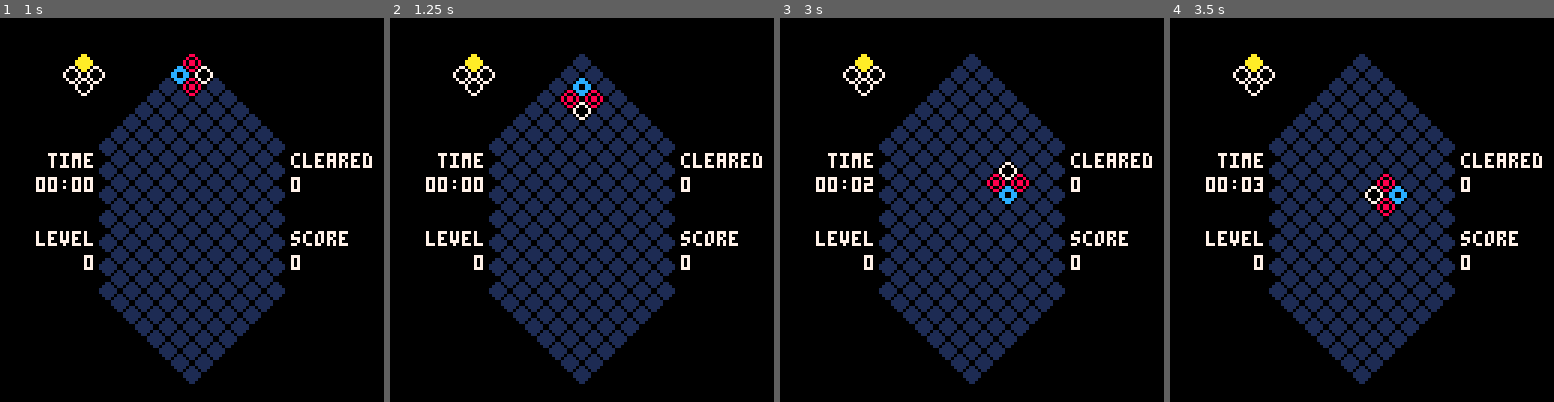
Above: before the commit, frames 1-4 (left to right).
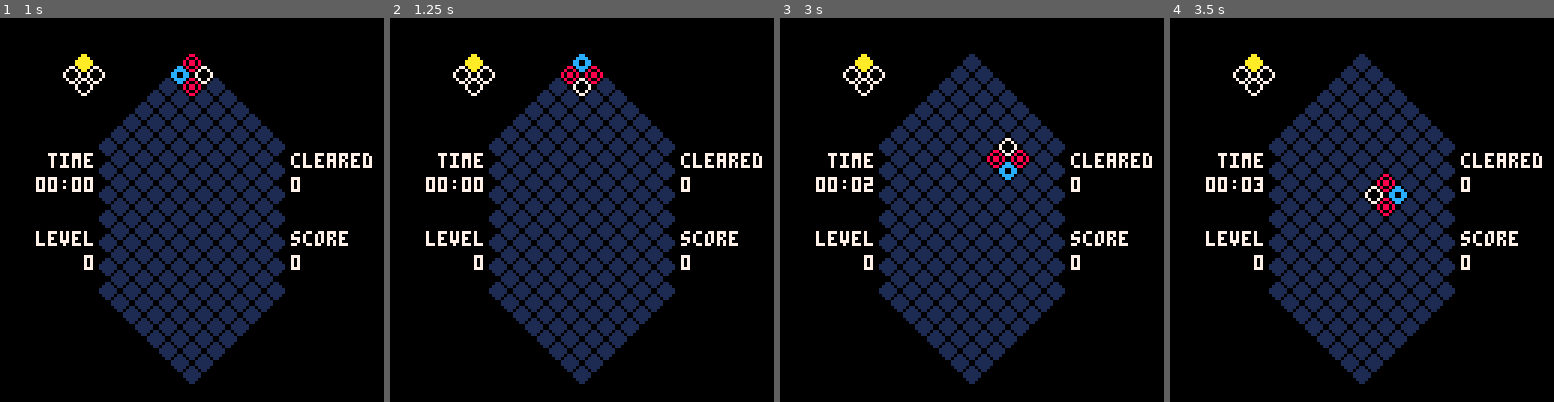
Above: after the commit, the same moments.

Repository: andrewedstrom/picolumia
Game: PICO-8 cartridge picolumia.p8
Same seed, same stepped clock (60 frames per second), same inputs: the game is played once before the commit and once after it.
Inputs:
- Up to frame 1 (1 s): tap X (X key) at 0.33 s; tap O (Z key) at 0.7 s
- Up to frame 2 (1.25 s): tap X (X key) at 1.07 s
- Up to frame 3 (3 s): hold Right 1.6-2.1 s; tap O (Z key) every 0.4 s from 1.7 to 2.9 s; tap X (X key) at 1.85, 2.97 s; hold Right from 2.47 s (still down)
- Up to frame 4 (3.5 s): release Right at 3.03 s; hold Left from 3.08 s (still down); tap O (Z key) at 3.3 s

Frame 1 is identical in both runs. In frame 2, 1.0% of the frame differs, in the area x 44-56%, y 9-27%; in frame 3, 1.0%; in frame 4, nothing differs.

Commit message:
you can win the game

Diff:
--- a/picolumia.p8
+++ b/picolumia.p8
@@ -10,7 +10,7 @@
 local speed
 local last_direction_moved -- "right" or "left"
 local blocks_clearing
-local game_state -- "playing", "gameover", "menu"
+local game_state -- "playing", "gameover", "menu", "won"
 local hard_dropping
 
 -- values to display in hud
@@ -50,7 +50,7 @@
     speed_timer = 0
     seconds_timer = 0
     seconds_elapsed = 0
-    speed = 26
+    speed = 27
     cleared = 0
     level = 0
     score = 0
@@ -60,7 +60,7 @@
 function _update()
     if game_state == "gameover" or game_state == "menu" then
         update_menu()
-    else
+    elseif game_state == "playing" then
         update_game()
     end
 end
@@ -125,20 +125,20 @@
     cls()
     rect(0,0,127,127,5) -- todo remove
 
-    if game_state == "gameover" then
-        centered_print("game over",64, 76, 7, 1)
-        return
-    elseif game_state == "menu" then
+    if game_state == "menu" then
         draw_board()
         draw_menu()
     else
         cls()
-
         draw_board()
         next_piece:draw()
         draw_hud()
-    end
-
+        if game_state == "gameover" then
+            centered_print("game over", 64, 1, 7, 1)
+        elseif game_state == "won" then
+            centered_print("you win!!!", 64, 1, 7, 1)
+        end
+    end
 end
 
 function draw_menu()
@@ -463,7 +463,12 @@
         end
 
         level = flr(cleared/30)
-        new_player_quad()
+
+        if level == 15 then
+            game_state = "won"
+        else
+            new_player_quad()
+        end
     end)
 end
 
@@ -533,12 +538,11 @@
 
     if board[p3.y][p3.x] != empty or board[p2.y][p2.x] != empty or board[p1.y][p1.x] != empty or board[p0.y][p0.x] != empty then
         game_state = "gameover"
-    else
-        board[p3.y][p3.x] = next_piece.p3
-        board[p2.y][p2.x] = next_piece.p2
-        board[p1.y][p1.x] = next_piece.p1
-        board[p0.y][p0.x] = next_piece.p0
-    end
+    end
+    board[p3.y][p3.x] = next_piece.p3
+    board[p2.y][p2.x] = next_piece.p2
+    board[p1.y][p1.x] = next_piece.p1
+    board[p0.y][p0.x] = next_piece.p0
 
     make_next_piece()
 end
